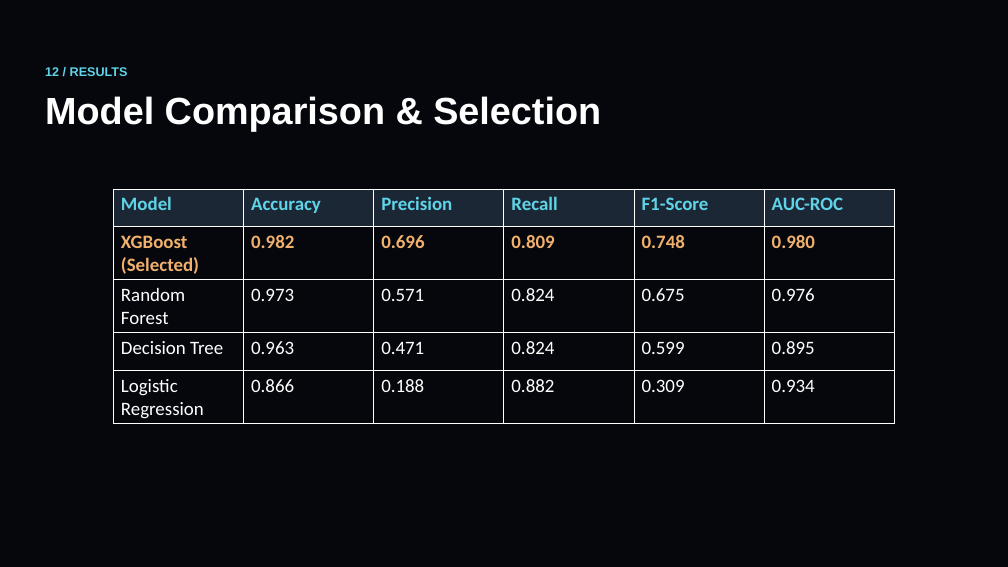
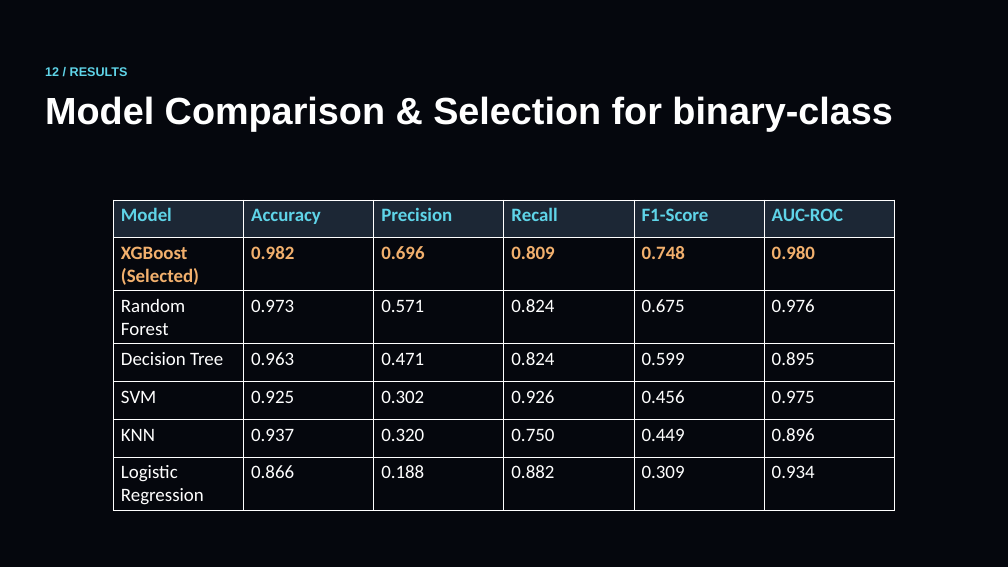
Before and after one commit to mohamed-55ai/predictive-maintenance-system, a slide deck: slide 12 of Predictive_Maintenance_Presentation.pptx. Drawn at 1008x567 pixels with LibreOffice and Linux fonts; fonts in the diff are those of the drawing. Boxes give left, top, right and bottom in pixels: in the first picture for what was removed or moved away, otherwise in the second. Text is boxed around its words. In the diff, an @@ line names an element or a change of style, - is before the commit and + after.

```diff
--- a/Predictive_Maintenance_Presentation.pptx
+++ b/Predictive_Maintenance_Presentation.pptx
@@ text at [45, 96, 892, 131]: text changed @@
-Model Comparison & Selection
+Model Comparison & Selection for binary-class
@@ table at [113, 200, 894, 510] @@
+row 5: SVM | 0.925 | 0.302 | 0.926 | 0.456 | 0.975
+row 6: KNN | 0.937 | 0.320 | 0.750 | 0.449 | 0.896
@@ table: place and size @@
-table at [113, 189, 894, 423]
+table at [113, 200, 894, 510]
```
Also in this commit, not shown: 1 other slide changed, 1 slide added, 1 other file.
